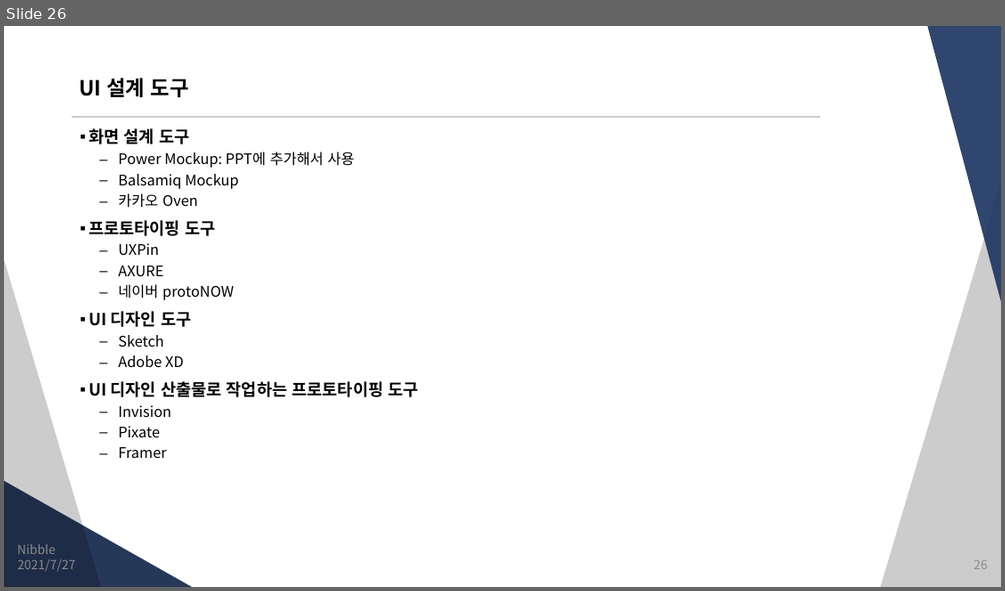
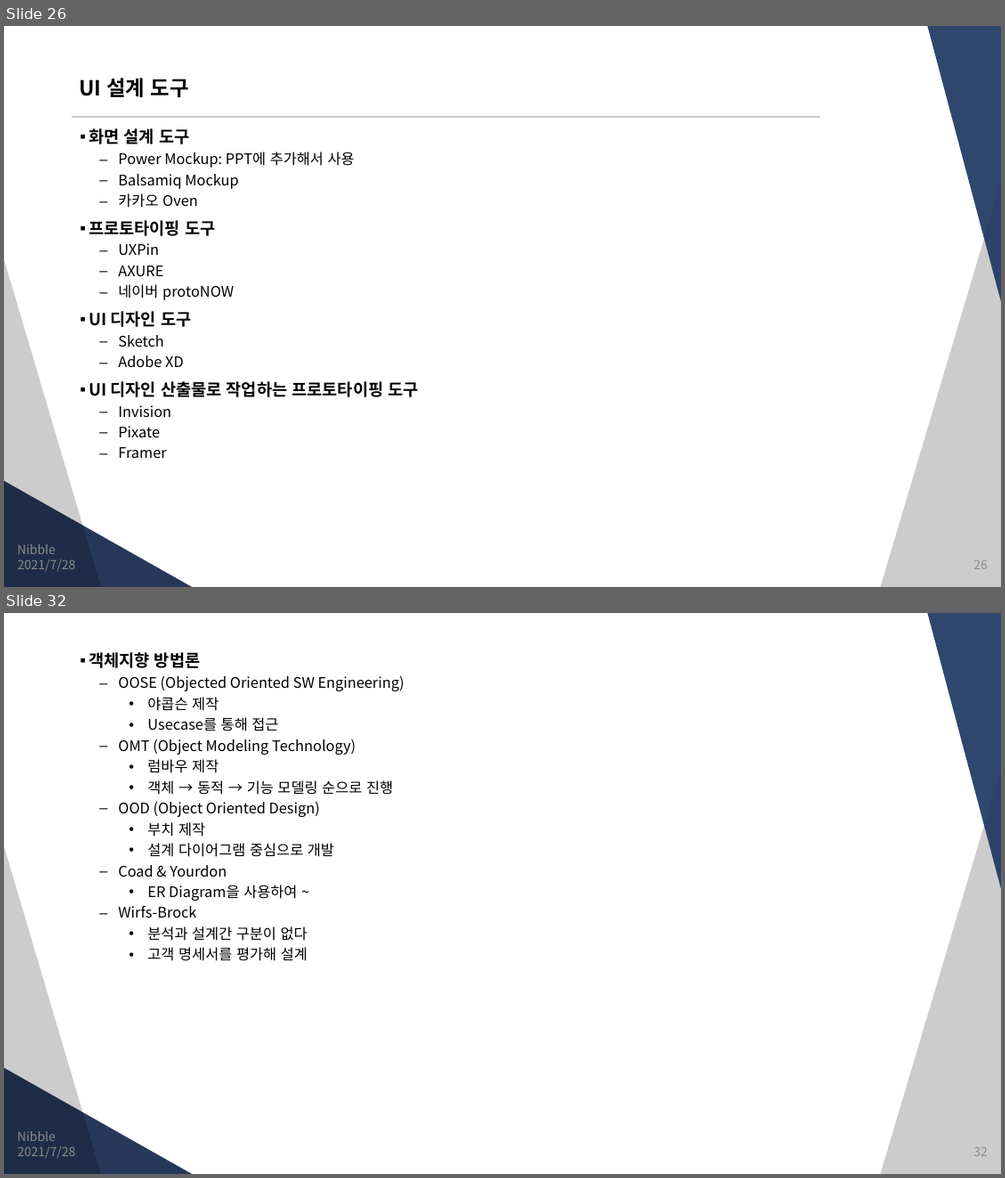
Before and after one commit to JungSangHyeon/2021-TIL, a slide deck: 정보처리기사/정보처리기사.pptx. Shown one above the other, each under a label of ours: slide 26 before the commit, slides 26 and 32 after it; the slides between them are not shown. The pictures are 1005x591 and 1005x1178 pixels, drawn with LibreOffice and Linux fonts; fonts in the diff are those of the drawing. Boxes give left, top, right and bottom in pixels: in the first picture for what was removed or moved away, otherwise in the second. Text is boxed around its words. In the diff, an @@ line names an element or a change of style, - is before the commit and + after.

```diff
--- a/정보처리기사/정보처리기사.pptx
+++ b/정보처리기사/정보처리기사.pptx
@@ slide 32 added at <box>4,613,1001,1174</box>, background #FFFFFF; not listed: 4 template elements that a slide beside it also shows @@
@@ text added at <box>89,652,404,961</box>, 14 pt, text #000000 @@
+▪ 객체지향 방법론
+  – OOSE (Objected Oriented SW Engineering)
+    • 야콥슨 제작
+    • Usecase를 통해 접근
+  – OMT (Object Modeling Technology)
+    • 럼바우 제작
+    • 객체 → 동적 → 기능 모델링 순으로 진행
+  – OOD (Object Oriented Design)
+    • 부치 제작
+    • 설계 다이어그램 중심으로 개발
+  – Coad & Yourdon
+    • ER Diagram을 사용하여 ~
+  – Wirfs-Brock
+    • 분석과 설계간 구분이 없다
+    • 고객 명세서를 평가해 설계
@@ text added at <box>17,1131,56,1141</box>, 12 pt, text #8C8C8C @@
+Nibble
@@ text added at <box>17,1146,75,1159</box>, 12 pt, text #8C8C8C @@
+2021/7/28
@@ page number added at <box>973,1147,987,1156</box>, 12 pt, text #8C8C8C @@
+32
@@ slide 26 changed as well @@
@@ text at <box>17,559,75,572</box>: text changed @@
-2021/7/27
+2021/7/28
```
Also in this commit, not shown: 24 other slides changed, 7 other slides added.
